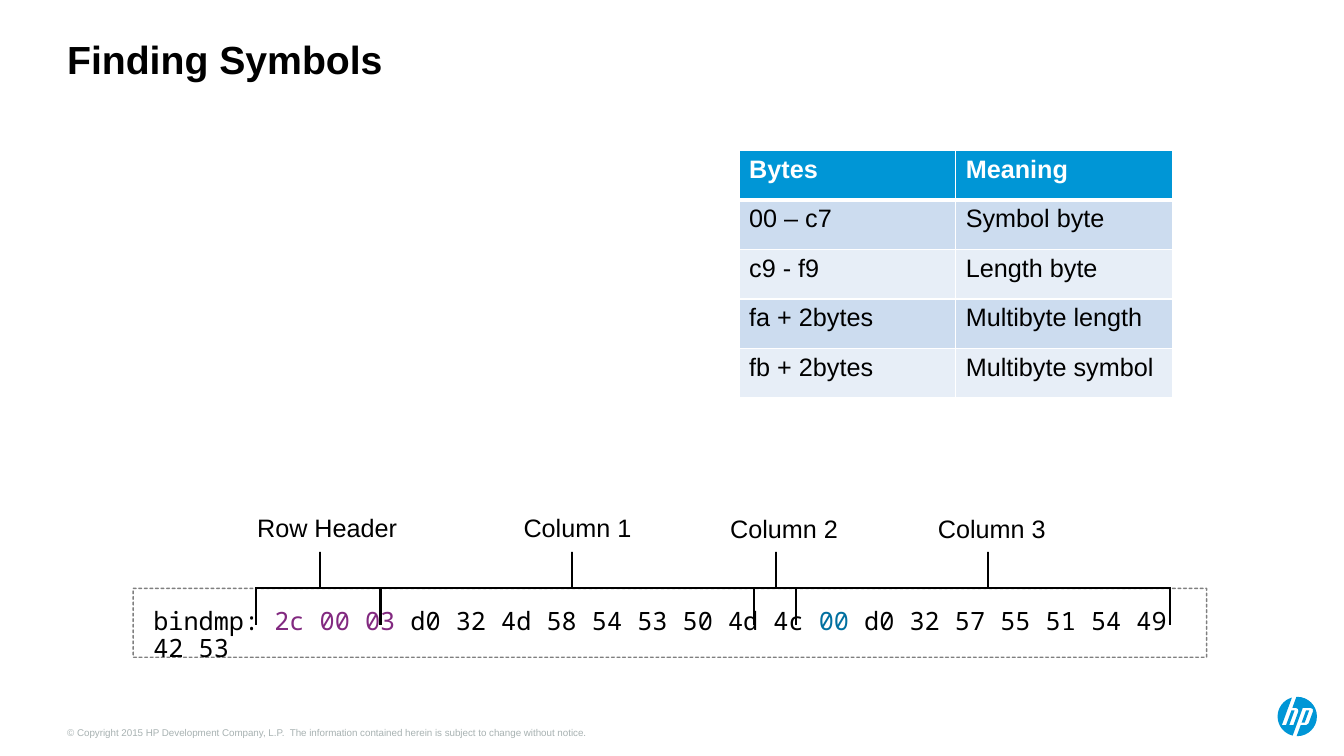
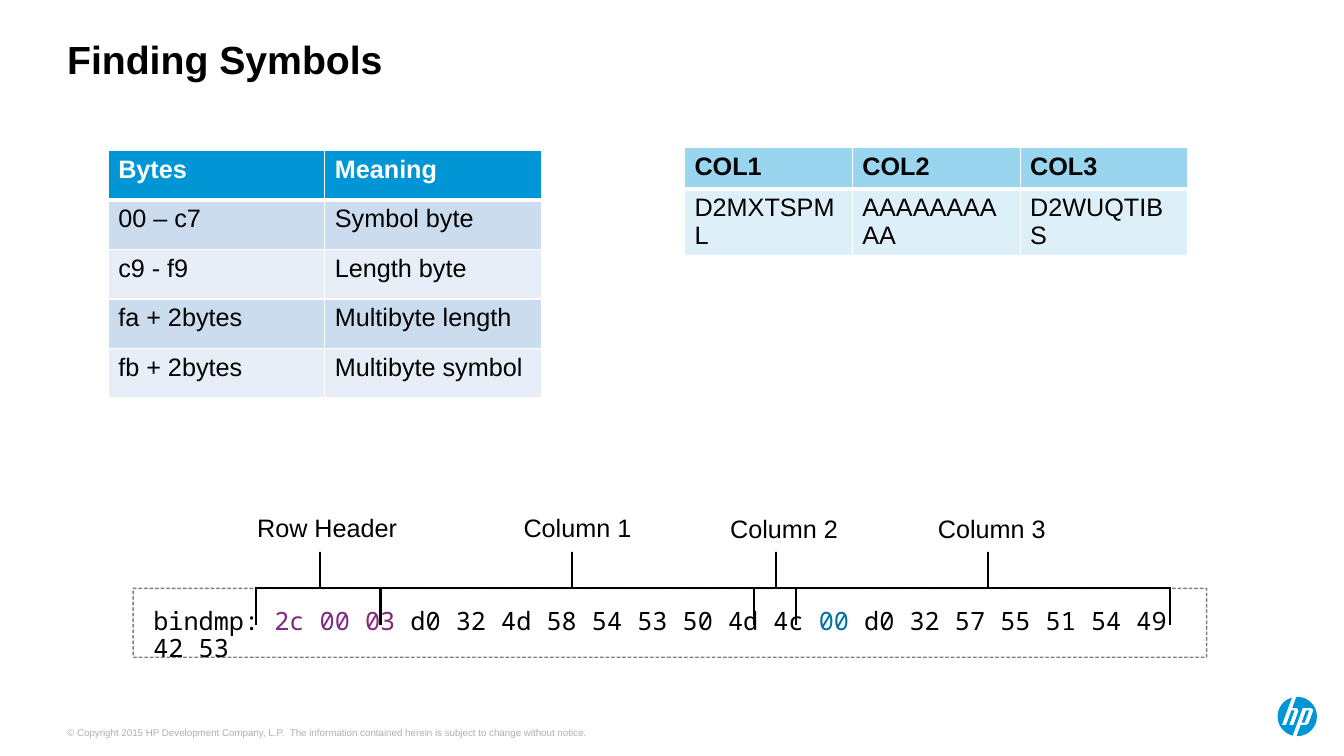
Before and after one commit to Dyland28/HP-Data-Compression, a slide deck: slide 7 of compression_sand_weiss_hotsos_2018.pptx. Drawn at 1344x756 pixels with LibreOffice and Linux fonts; fonts in the diff are those of the drawing. Boxes give left, top, right and bottom in pixels: in the first picture for what was removed or moved away, otherwise in the second. Text is boxed around its words. In the diff, an @@ line names an element or a change of style, - is before the commit and + after.

```diff
--- a/compression_sand_weiss_hotsos_2018.pptx
+++ b/compression_sand_weiss_hotsos_2018.pptx
@@ table added at bbox=[685, 148, 1187, 230], 2 rows, 3 columns @@
+COL1 | COL2 | COL3
+D2MXTSPML | AAAAAAAAAA | D2WUQTIBS
@@ table: place and size @@
-table at bbox=[739, 150, 1173, 398]
+table at bbox=[108, 150, 541, 398]
```
Also in this commit, not shown: 5 other slides changed, 1 slide added, 2 slides removed.
